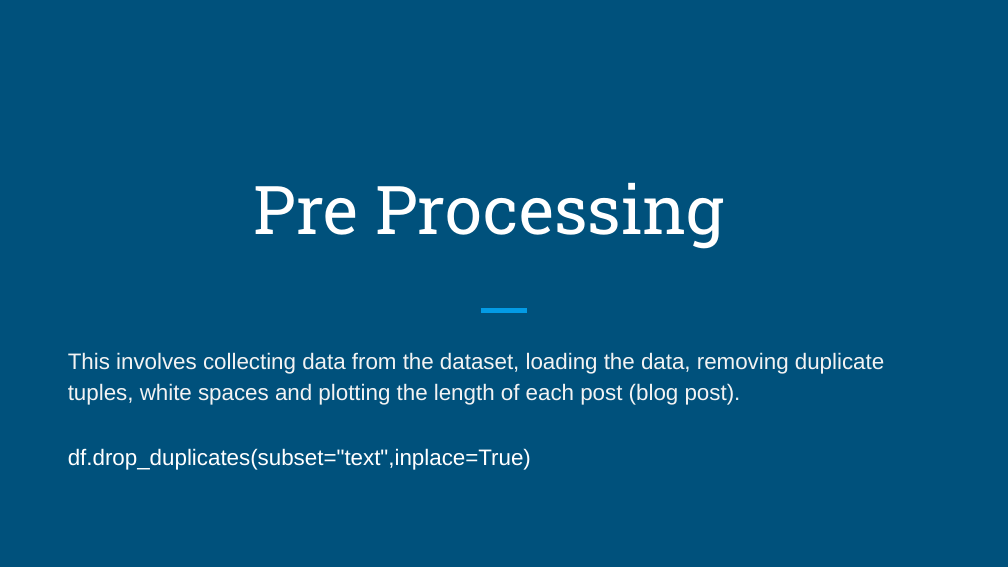
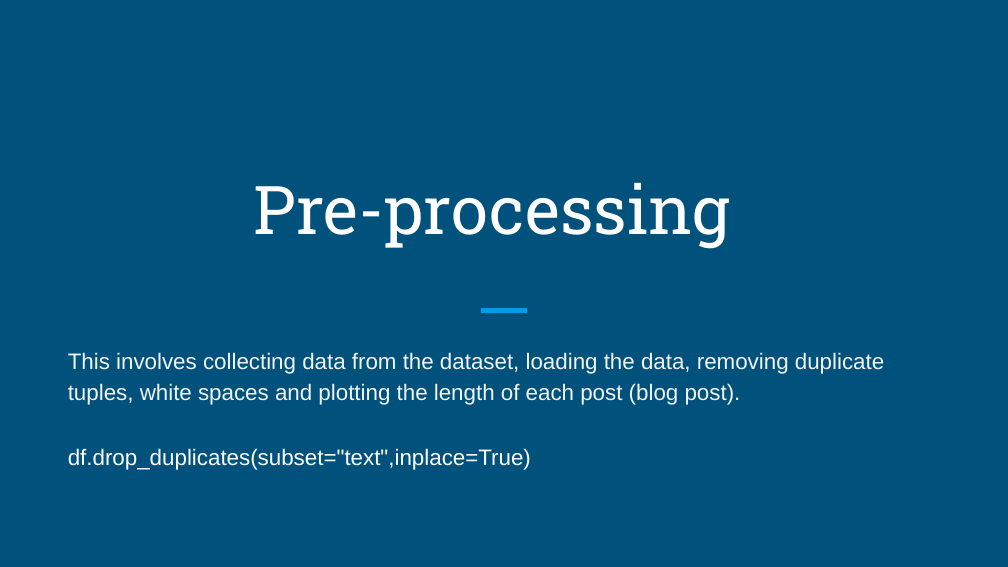
Before and after one commit to SivaK18/Semantic-Analysis, a slide deck: slide 4 of display.pptx. Drawn at 1008x567 pixels with LibreOffice and Linux fonts; fonts in the diff are those of the drawing. Boxes give left, top, right and bottom in pixels: in the first picture for what was removed or moved away, otherwise in the second. Text is boxed around its words. In the diff, an @@ line names an element or a change of style, - is before the commit and + after.

```diff
--- a/display.pptx
+++ b/display.pptx
@@ title at box(254, 182, 730, 249): text changed @@
-Pre Processing
+Pre-processing
```
Also in this commit, not shown: 2 other slides changed, 6 slides added, 2 slides removed, 3 other files.
